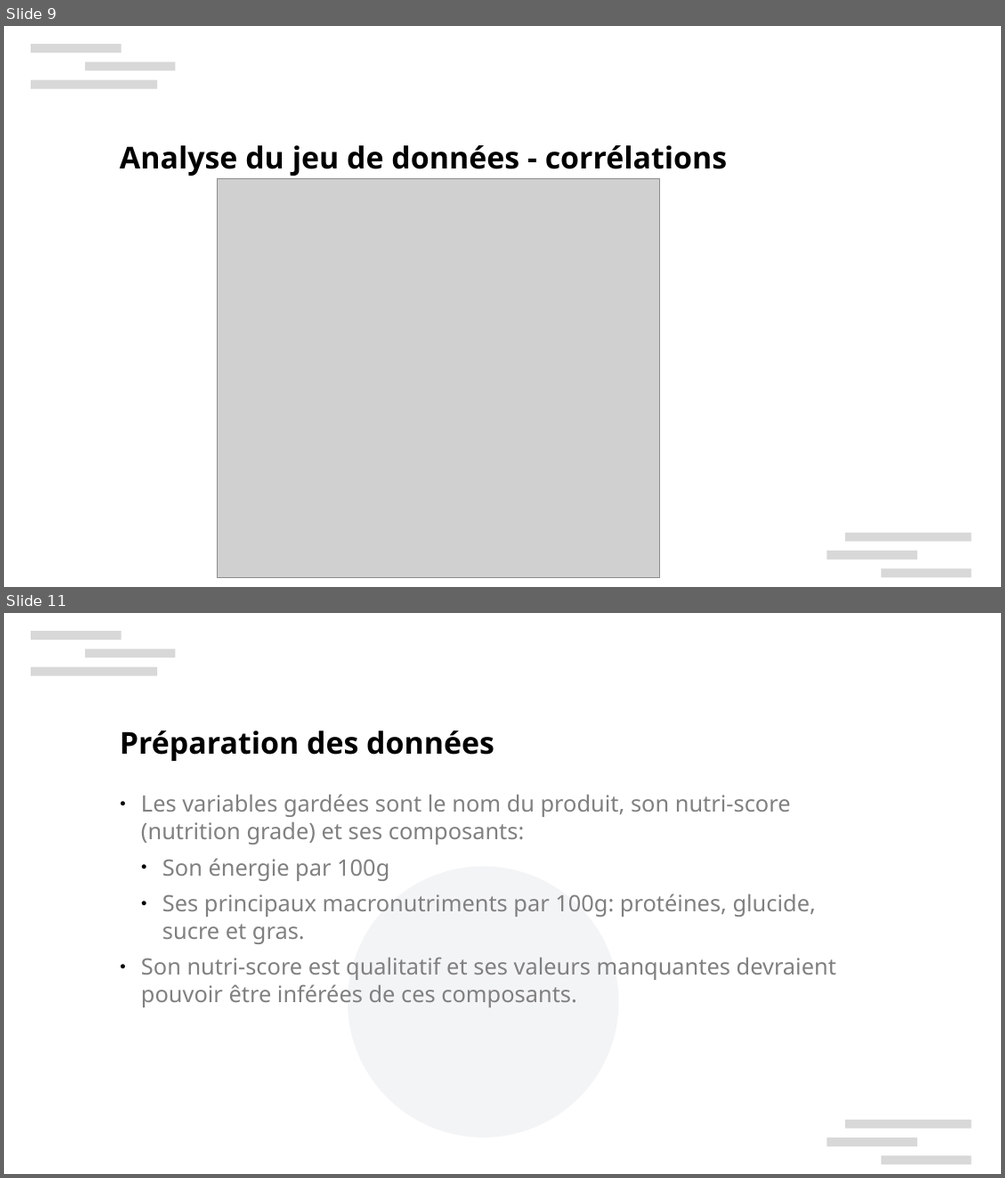
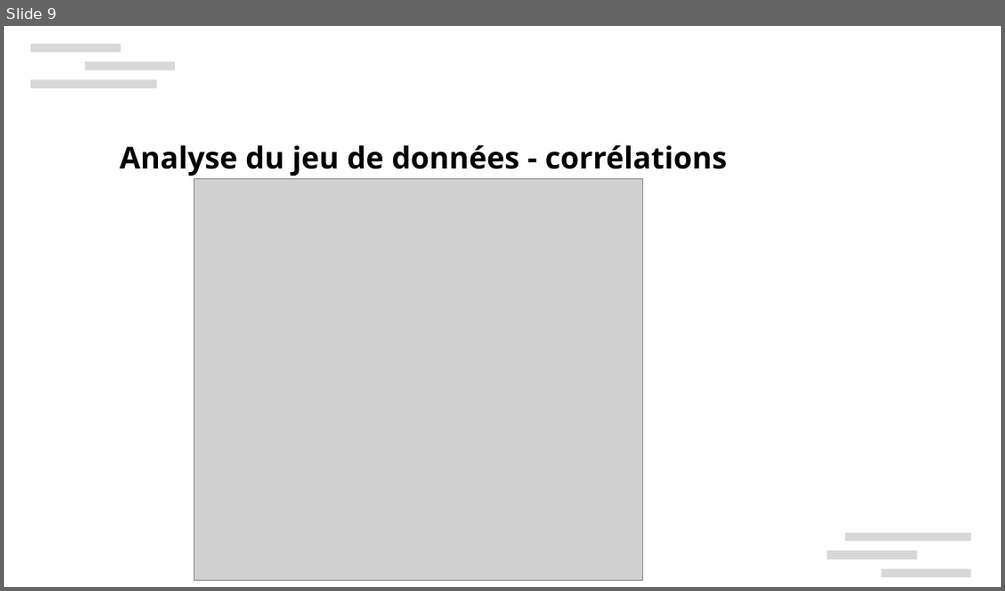
Before and after one commit to xbarrelet/ml-project-3, a slide deck: Barrelet_Xavier_3_presentation_130624.pptx. Shown one above the other, each under a label of ours: slides 9 and 11 before the commit, slide 9 after it; the slides between them are not shown. The pictures are 1005x1178 and 1005x591 pixels, drawn with LibreOffice and Linux fonts; fonts in the diff are those of the drawing; grey boxes stand for pictures; background and template pictures are left out. Boxes give left, top, right and bottom in pixels: in the first picture for what was removed or moved away, otherwise in the second. Text is boxed around its words. In the diff, an @@ line names an element or a change of style, - is before the commit and + after.

```diff
--- a/Barrelet_Xavier_3_presentation_130624.pptx
+++ b/Barrelet_Xavier_3_presentation_130624.pptx
@@ slide 11 removed at [4, 613, 1001, 1174], background #FFFFFF; not listed: 6 template elements that a slide beside it also shows @@
@@ text removed at [120, 730, 494, 761] @@
-Préparation des données
@@ text removed at [141, 794, 836, 1007] @@
-● Les variables gardées sont le nom du produit, son nutri-score (nutrition grade) et ses composants:
-  ● Son énergie par 100g
-  ● Ses principaux macronutriments par 100g: protéines, glucide, sucre et gras.
-● Son nutri-score est qualitatif et ses valeurs manquantes devraient pouvoir être inférées de ces composants.
@@ ellipse removed at [348, 867, 619, 1137] @@
@@ slide 9 changed as well @@
@@ picture: place and size @@
-picture at [217, 179, 660, 578]
+picture at [194, 179, 643, 580]
```
Also in this commit, not shown: 5 other slides changed, 13 slides added, 31 other slides removed, 6 other files.
